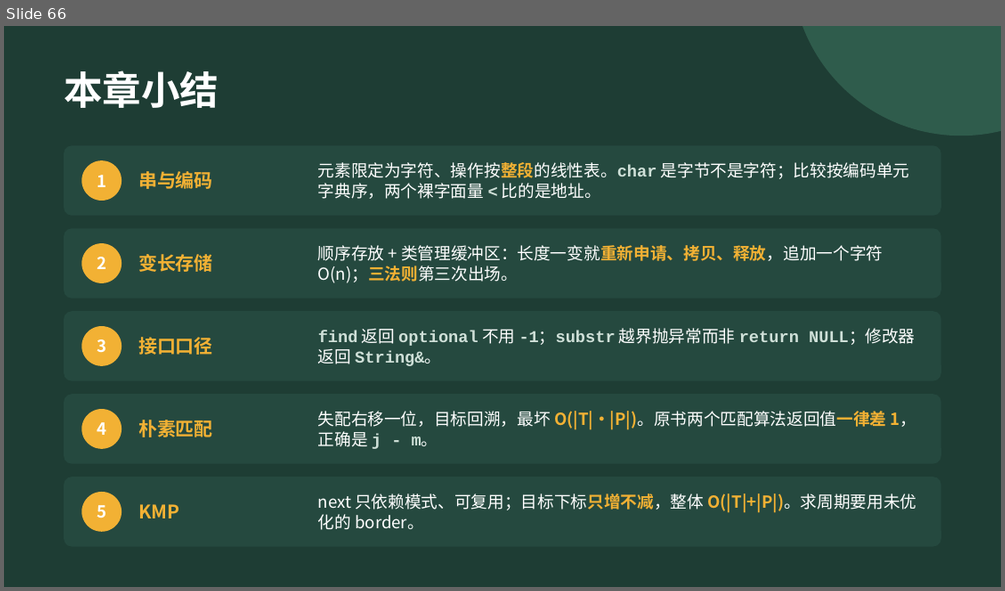
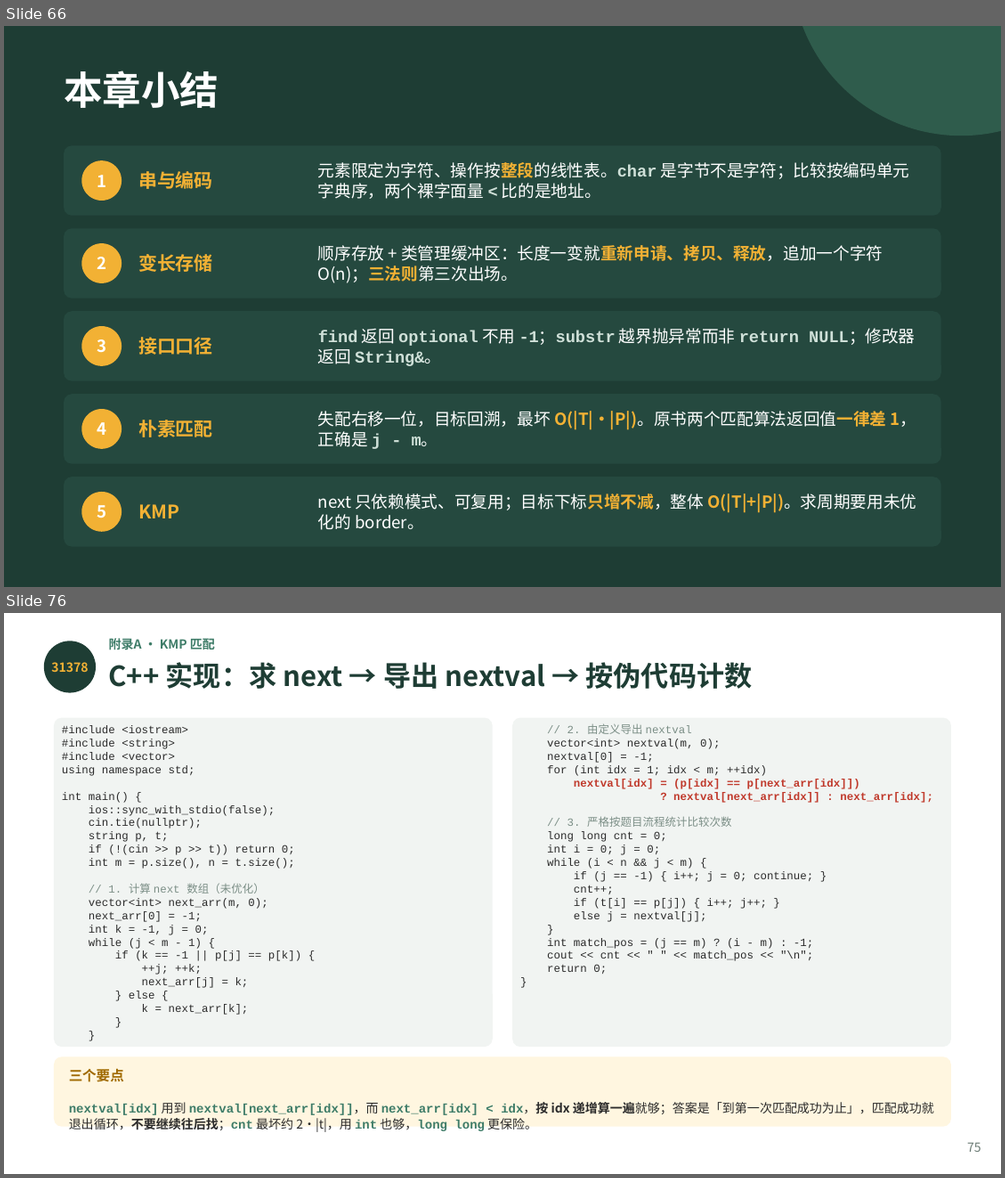
Before and after one commit to GMyhf/2026fall-cs201, a slide deck: courseware/202609_DSA_04_String.pptx. Shown one above the other, each under a label of ours: slide 66 before the commit, slides 66 and 76 after it; the slides between them are not shown. The pictures are 1005x591 and 1005x1178 pixels, drawn with LibreOffice and Linux fonts; fonts in the diff are those of the drawing. Boxes give left, top, right and bottom in pixels: in the first picture for what was removed or moved away, otherwise in the second. Text is boxed around its words. In the diff, an @@ line names an element or a change of style, - is before the commit and + after.

```diff
--- a/courseware/202609_DSA_04_String.pptx
+++ b/courseware/202609_DSA_04_String.pptx
@@ slide 76 added at box(4, 613, 1001, 1174), background #FFFFFF @@
@@ text added at box(109, 638, 215, 649), 9 pt, text #3E7C68, bold @@
+附录A · KMP 匹配
@@ ellipse added at box(44, 641, 96, 693), fill #1E3D34 @@
@@ text added at box(51, 662, 88, 672), 9 pt, text #F2B134, bold @@
+31378
@@ text added at box(109, 662, 752, 689), 20 pt, text #1E3D34, bold @@
+C++ 实现：求 next → 导出 nextval → 按伪代码计数
@@ rounded rectangle added at box(54, 718, 493, 1046), fill #F1F4F2 @@
@@ rounded rectangle added at box(512, 718, 951, 1046), fill #F1F4F2 @@
@@ text added at box(62, 725, 301, 1014), 8 pt, text #2B2B2B @@
+#include <iostream>
+#include <string>
+#include <vector>
+using namespace std;
+int main() {
+ios::sync_with_stdio(false);
+cin.tie(nullptr);
+string p, t;
+if (!(cin >> p >> t)) return 0;
+int m = p.size(), n = t.size();
+// 1. 计算 next 数组（未优化）
+vector<int> next_arr(m, 0);
+next_arr[0] = -1;
+int k = -1, j = 0;
+while (j < m - 1) {
+if (k == -1 || p[j] == p[k]) {
+++j; ++k;
+next_arr[j] = k;
+} else {
+k = next_arr[k];
+}
+}
@@ text added at box(547, 723, 933, 973), 8 pt, text #2B2B2B @@
+// 2. 由定义导出 nextval
+vector<int> nextval(m, 0);
+nextval[0] = -1;
+for (int idx = 1; idx < m; ++idx)
+nextval[idx] = (p[idx] == p[next_arr[idx]])
+? nextval[next_arr[idx]] : next_arr[idx];
+// 3. 严格按题目流程统计比较次数
+long long cnt = 0;
+int i = 0; j = 0;
+while (i < n && j < m) {
+if (j == -1) { i++; j = 0; continue; }
+cnt++;
+if (t[i] == p[j]) { i++; j++; }
+else j = nextval[j];
+}
+int match_pos = (j == m) ? (i - m) : -1;
+cout << cnt << " " << match_pos << "\n";
+return 0;
+}
@@ rounded rectangle added at box(54, 1056, 951, 1127), fill #FFF6E0 @@
@@ text added at box(69, 1068, 124, 1082), 10 pt, text #A06A00, bold @@
+三个要点
@@ text added at box(69, 1102, 934, 1132), 9 pt, text #2B2B2B, bold @@
+nextval[idx] 用到 nextval[next_arr[idx]]，而 next_arr[idx] < idx，按 idx 递增算一遍就够；答案是「到第一次匹配成功为止」，匹配成功就退出循环，不要继续往后找；cnt 最坏约 2·|t|，用 int 也够，long long 更保险。
@@ text added at box(967, 1142, 981, 1151), 9 pt, text #6B7B74 @@
+75
```
Also in this commit, not shown: 2 slides changed, 17 other slides added, 2 other files.
